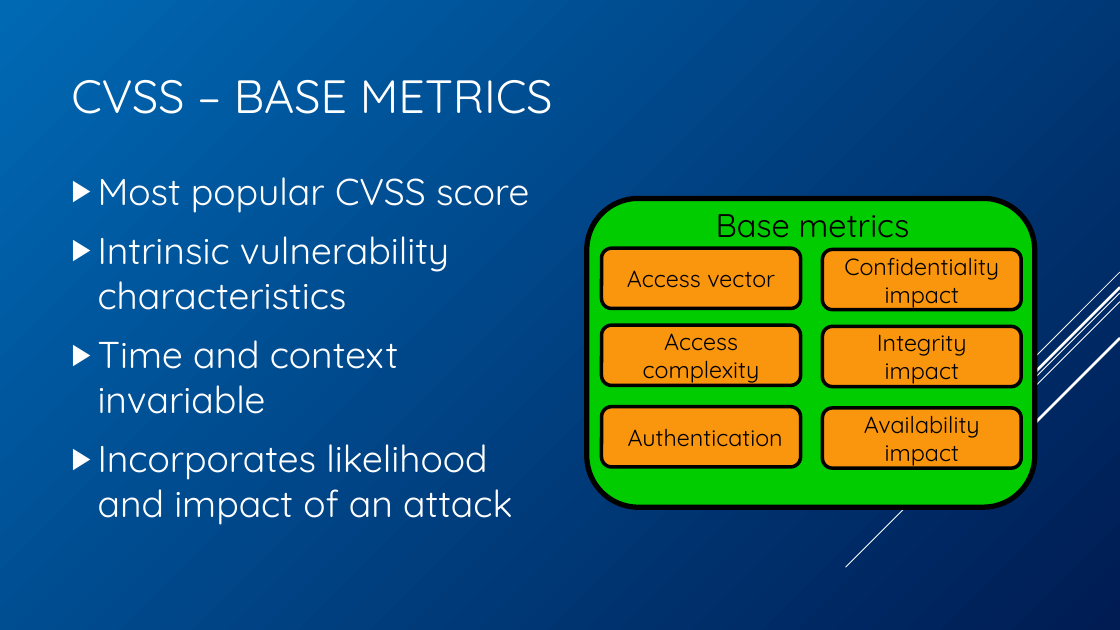
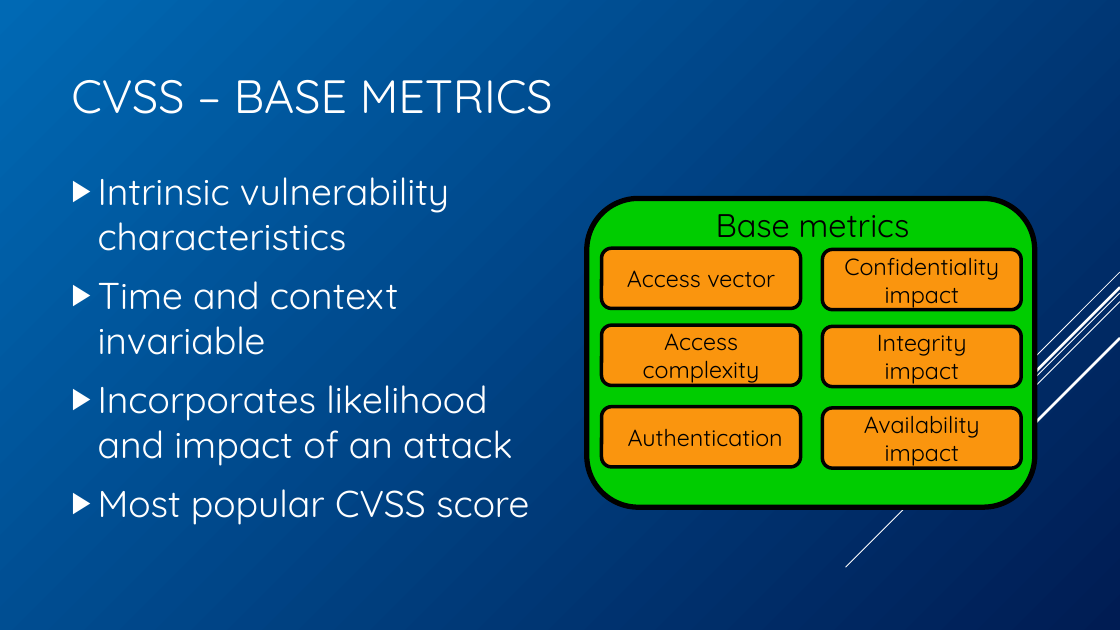
Before and after one commit to BenChurch/Winter2017, a slide deck: slide 6 of CISC848/BackgroundPentation/ChurchCISC848Background.pptx. Drawn at 1120x630 pixels with LibreOffice and Linux fonts; fonts in the diff are those of the drawing. Boxes give left, top, right and bottom in pixels: in the first picture for what was removed or moved away, otherwise in the second. Text is boxed around its words. In the diff, an @@ line names an element or a change of style, - is before the commit and + after.

```diff
--- a/CISC848/BackgroundPentation/ChurchCISC848Background.pptx
+++ b/CISC848/BackgroundPentation/ChurchCISC848Background.pptx
@@ text at <box>98,177,529,213</box>: paragraph removed @@
-▶ Most popular CVSS score
@@ text at <box>98,489,529,525</box>: paragraph added @@
+▶ Most popular CVSS score
```
Also in this commit, not shown: 15 other slides changed, 1 slide added.
